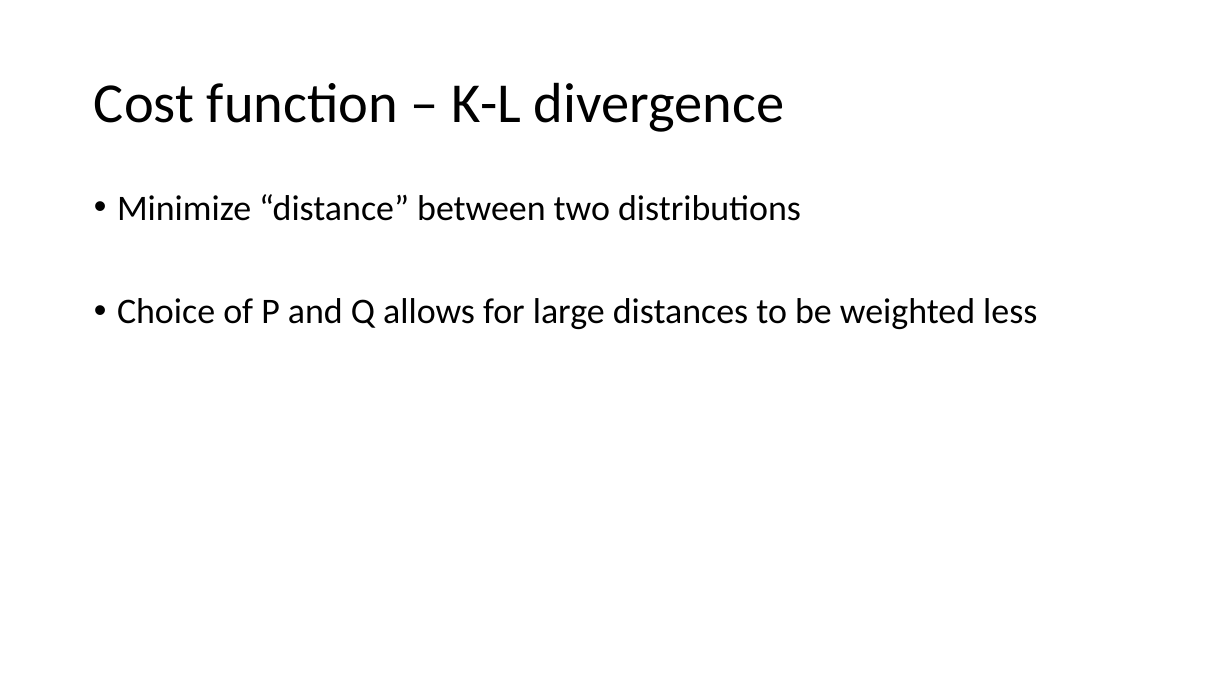
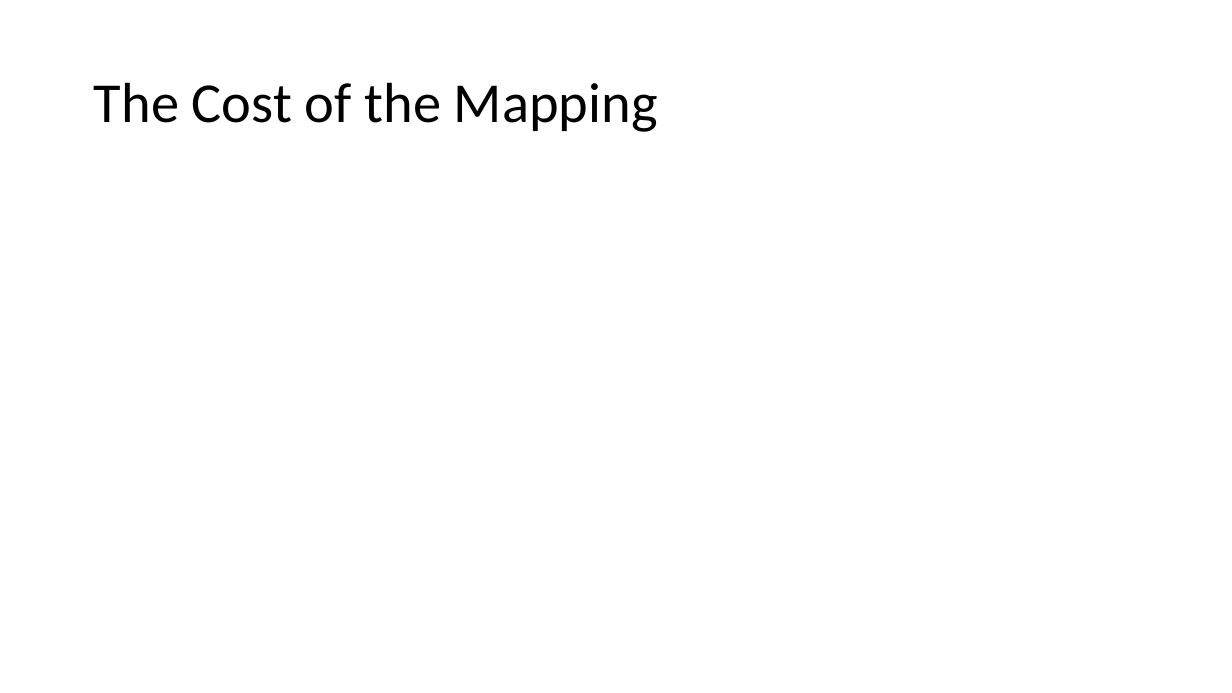
Before and after one commit to nbv3/math465_tsne, a slide deck: slide 6 of math465_tsne.pptx. Drawn at 1232x693 pixels with LibreOffice and Linux fonts; fonts in the diff are those of the drawing; grey boxes stand for pictures. Boxes give left, top, right and bottom in pixels: in the first picture for what was removed or moved away, otherwise in the second. Text is boxed around its words. In the diff, an @@ line names an element or a change of style, - is before the commit and + after.

Commit message:
Cost and KL Divergence explained

```diff
--- a/math465_tsne.pptx
+++ b/math465_tsne.pptx
@@ title at box(94, 82, 658, 132): text changed @@
-Cost function – K-L divergence
+The Cost of the Mapping
@@ text removed at box(117, 194, 1037, 329) @@
-• Minimize “distance” between two distributions
-• Choice of P and Q allows for large distances to be weighted less
```
